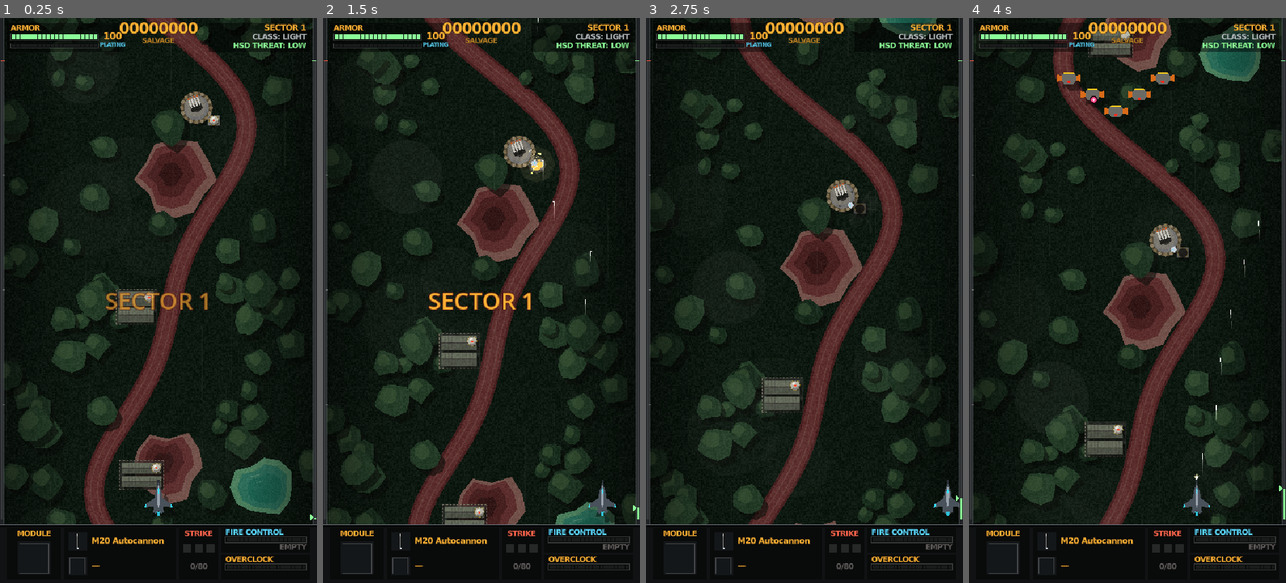
Above: before the commit, frames 1-4 (left to right).
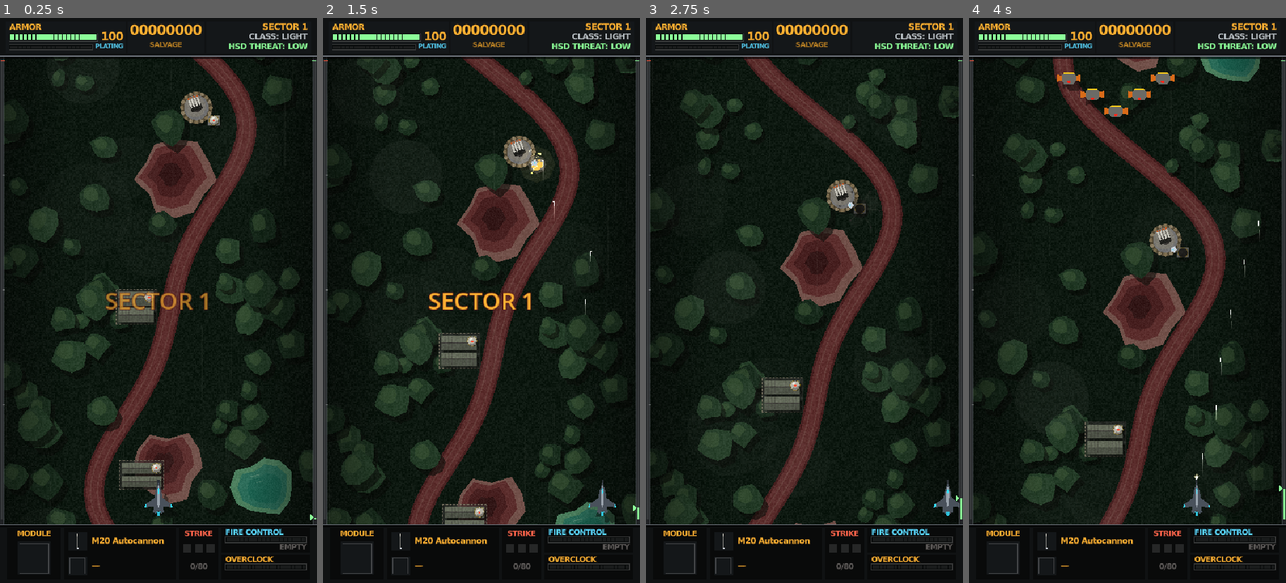
Above: after the commit, the same moments.

Repository: scenebiscuit-cell/asset-zero
Game: Godot game, scene res://scenes/main/main.tscn
Same seed, same stepped clock (60 frames per second), same inputs: the game is played once before the commit and once after it.
Inputs (mouse positions are in pixels of both pictures, inside the frame that each line leads up to):
- Up to frame 1 (0.25 s): no input
- Up to frame 2 (1.5 s): tap Enter at 0.5 s; move the mouse to (551, 272) at 0.52 s; hold D (move_right) 0.53-1.25 s; hold Space (fire) 0.53-1.25 s; click (551, 272) at 0.67 s; tap Shift (morph) at 0.8 s; drag from (418, 328) to (535, 153) at 1.27 s
- Up to frame 3 (2.75 s): move the mouse to (836, 176) at 2.02 s; hold D (move_right) from 2.03 s (still down); tap E (overclock) at 2.1 s; click (836, 176) at 2.17 s; tap R (strike) at 2.3 s
- Up to frame 4 (4 s): release D (move_right) at 2.75 s; drag from (1111, 413) to (1175, 204) at 2.77 s; move the mouse to (1222, 385) at 3.52 s; hold A (move_left) from 3.53 s (still down); hold Space (fire) from 3.53 s (still down); click (1222, 385) at 3.67 s; tap Shift (morph) at 3.8 s

The runs differ from the first frame. In frame 1, 2.7% of the frame differs, in the area x 0-100%, y 0-8%; in frame 2, 2.6%; in frame 3, 2.8%; in frame 4, 3.7%, in the area x 0-100%, y 0-16%.

Commit message:
Step 14 part 4a: weight classes (Armor bonus, speed penalty, CLASS UPGRADE banner, debug key 6); top HUD console strip; fix Retention Matrix losing the module, gamepad stick skipping menu cards, stick double-tap dashes, Overclock bar overflow
Co-Authored-By: Claude Opus 5.5 <noreply@anthropic.com>

Diff:
--- a/autoload/events.gd
+++ b/autoload/events.gd
@@ -6,6 +6,8 @@
 signal salvage_collected
 ## An enemy round passed through XF-0's graze radius without hitting.
 signal grazed(at: Vector2)
+## XF-0 moved up a weight class (GameState.WeightClass).
+signal weight_class_changed(weight_class: int)
 ## Overclock started / ended.
 signal overclock_started
 signal overclock_ended
--- a/autoload/game_state.gd
+++ b/autoload/game_state.gd
@@ -9,6 +9,10 @@
 const OVERCLOCK_PER_ELITE: float = 10.0
 
 enum WeightClass { LIGHT, MEDIUM, HEAVY, ASSAULT }
+## Weight class (DESIGN.md §5.2), by WeightClass: refits needed, max Armor bonus, speed.
+const CLASS_MIN_REFITS: Array[int] = [0, 3, 6, 9]
+const CLASS_ARMOR_BONUS: Array[int] = [0, 15, 30, 50]
+const CLASS_SPEED: Array[float] = [1.0, 0.95, 0.9, 0.85]
 
 var salvage: int = 0
 var max_armor: int = START_MAX_ARMOR
@@ -103,7 +107,29 @@
 func install_refit(refit: RefitData) -> void:
 	refit.apply()
 	if refit.counts_toward_weight():
-		refit_count += 1
+		set_refit_count(refit_count + 1)
+
+
+## Also used by the debug keys. Moving up a class raises max Armor (and Armor) by the difference.
+func set_refit_count(count: int) -> void:
+	refit_count = count
+	var new_class: int = WeightClass.LIGHT
+	for i: int in CLASS_MIN_REFITS.size():
+		if count >= CLASS_MIN_REFITS[i]:
+			new_class = i
+	if new_class == weight_class:
+		return
+	var gain: int = CLASS_ARMOR_BONUS[new_class] - CLASS_ARMOR_BONUS[weight_class]
+	var upgraded: bool = new_class > weight_class
+	weight_class = new_class as WeightClass
+	max_armor += gain
+	armor = clampi(armor + gain, 1, max_armor)
+	if upgraded:
+		Events.weight_class_changed.emit(weight_class)
+
+
+func class_speed_multiplier() -> float:
+	return CLASS_SPEED[weight_class]
 
 
 ## Called on death: the next level load starts a fresh run.
@@ -114,8 +140,7 @@
 ## Called on SECTOR CLEAR: Armor, salvage and Overclock carry over.
 func advance_sector() -> void:
 	sector_index += 1
-	# The assimilated module dissolves at the end of the sector (§5.8).
-	weapons.erase(WeaponData.Hardpoint.SALVAGE_MOUNT)
+	# The module is dissolved by the Player at SECTOR CLEAR (or kept by a Retention Matrix), not here.
 
 
 ## The weapon module on the Salvage Mount (§5.8), or null.
--- a/data/translations/strings.csv
+++ b/data/translations/strings.csv
@@ -127,3 +127,9 @@
 REFIT_DESC_SALVAGE_MAGNET,+15% pickup range.
 REFIT_DESC_HEAT_CAPACITOR,Overclock lasts 1.5 s longer.
 REFIT_DESC_RETENTION_MATRIX,Keep your assimilated weapon module through one extra sector.
+CLASS_UPGRADE,CLASS UPGRADE
+CLASS_NAME_LIGHT,LIGHT
+CLASS_NAME_MEDIUM,MEDIUM
+CLASS_NAME_HEAVY,HEAVY
+CLASS_NAME_ASSAULT,ASSAULT
+CLASS_BONUS,+%d max Armor  ·  -%d%% speed
--- a/scenes/enemies/enemy.gd
+++ b/scenes/enemies/enemy.gd
@@ -25,6 +25,8 @@
 
 ## Bottom of the play area (top of the HUD console), set by the Level. 0 = the screen bottom.
 static var play_area_bottom: float = 0.0
+## Top of the play area (under the top HUD console). Enemies above it are hidden and hold fire.
+static var play_area_top: float = 0.0
 
 @export var data: EnemyData
 
@@ -140,6 +142,8 @@
 	var area: Rect2 = get_viewport_rect()
 	if play_area_bottom > 0.0:
 		area.end.y = minf(area.end.y, play_area_bottom)
+	if play_area_top > 0.0:
+		area = Rect2(area.position.x, play_area_top, area.size.x, area.end.y - play_area_top)
 	return area.has_point(global_position)
 
 
--- a/scenes/levels/level.gd
+++ b/scenes/levels/level.gd
@@ -83,6 +83,8 @@
 	_hud.player = _player
 	_player.play_area_bottom = _hud.console_top()
 	Enemy.play_area_bottom = _hud.console_top()
+	_player.play_area_top = _hud.top_console_bottom()
+	Enemy.play_area_top = _hud.top_console_bottom()
 	_ground_layer.dome_entering.connect(_on_dome_entering)
 	if not run_waves or sectors.is_empty():
 		return
@@ -227,7 +229,7 @@
 	var area: Vector2 = Vector2(get_viewport_rect().size.x, _hud.console_top())
 	for i: int in strike_blasts:
 		var row: float = 1.0 - (float(i) + randf()) / strike_blasts
-		_explosion_pool.spawn(Vector2(randf_range(40.0, area.x - 40.0), lerpf(60.0, area.y - 30.0, row)))
+		_explosion_pool.spawn(Vector2(randf_range(40.0, area.x - 40.0), lerpf(_hud.top_console_bottom() + 30.0, area.y - 30.0, row)))
 		await get_tree().create_timer(strike_blast_gap).timeout
 
 
--- a/scenes/levels/level.tscn
+++ b/scenes/levels/level.tscn
@@ -31,6 +31,7 @@
 [ext_resource type="PackedScene" path="res://scenes/ui/field_refit/field_refit.tscn" id="29_field_refit"]
 [ext_resource type="PackedScene" path="res://scenes/ui/armory/armory.tscn" id="30_armory"]
 [ext_resource type="PackedScene" path="res://scenes/fx/strike_flash/strike_flash.tscn" id="31_strike_flash"]
+[ext_resource type="PackedScene" path="res://scenes/ui/class_callout.tscn" id="32_class_callout"]
 
 [sub_resource type="ShaderMaterial" id="ShaderMaterial_grain"]
 shader = ExtResource("10_grain")
@@ -120,6 +121,8 @@
 
 [node name="Armory" parent="." instance=ExtResource("30_armory")]
 
+[node name="ClassCallout" parent="." instance=ExtResource("32_class_callout")]
+
 [node name="MissionFailed" parent="." instance=ExtResource("13_mission_failed")]
 
 [node name="PauseMenu" parent="." instance=ExtResource("24_pause")]
--- a/scenes/player/debug_loadout.gd
+++ b/scenes/player/debug_loadout.gd
@@ -4,6 +4,7 @@
 ## 1: next nose weapon in nose_options. 2: cycles the pylons: empty, then each of pylon_options in
 ## order, then empty again. 3: the same for the Salvage Mount with module_options (skipping the
 ## absorb animation). 4 and 5: cycle the Propulsion and Armor lines (stock, then each level).
+## 6: next weight class (sets the refit count to the next class's minimum, back to Light after Assault).
 ## Removes itself in release exports, so players never get these keys.
 
 @export var hardpoints: Hardpoints
@@ -36,6 +37,10 @@
 		_cycle_system(RefitData.Line.PROPULSION, propulsion_options)
 	elif index == 4:
 		_cycle_system(RefitData.Line.ARMOR, armor_options)
+	elif index == 5:
+		var next: int = (GameState.weight_class + 1) % GameState.CLASS_MIN_REFITS.size()
+		GameState.set_refit_count(GameState.CLASS_MIN_REFITS[next])
+		print("Debug loadout: ", GameState.WeightClass.keys()[next], " (", GameState.refit_count, " refits)")
 	else:
 		return
 	get_viewport().set_input_as_handled()
--- a/scenes/player/player.gd
+++ b/scenes/player/player.gd
@@ -13,6 +13,8 @@
 @export var screen_margin: Vector2 = Vector2(26.0, 36.0)
 ## Lowest y the play area reaches (the top of the HUD console). 0 = the bottom of the screen.
 var play_area_bottom: float = 0.0
+## Highest y the play area reaches (the bottom of the top HUD console). 0 = the top of the screen.
+var play_area_top: float = 0.0
 ## Set by whatever scene the player is placed in; rounds live there, not on the ship.
 @export var round_pool: RoundPool
 @export var missile_pool: MissilePool
@@ -89,7 +91,8 @@
 func _physics_process(delta: float) -> void:
 	# Analog on a gamepad stick: a half push flies at half speed.
 	var direction: Vector2 = Input.get_vector("move_left", "move_right", "move_up", "move_down")
-	var speed: float = move_speed * _systems.speed_multiplier() * _combat_morph.speed_multiplier()
+	var speed: float = move_speed * _systems.speed_multiplier() * _combat_morph.speed_multiplier() \
+			* GameState.class_speed_multiplier()
 	position += direction * speed * delta
 	position += _systems.dash_offset(delta)
 
@@ -167,8 +170,9 @@
 	return _overclock.time_left()
 
 
+## The cap one activation can reach; Heat Capacitors raise it, so the HUD bar never overflows.
 func overclock_max_time() -> float:
-	return _overclock.max_duration
+	return _overclock.max_duration + GameState.overclock_bonus_time
 
 
 ## Absorbs an enemy weapon module onto the Salvage Mount (DESIGN.md §5.8). Only one at a time:
@@ -347,4 +351,4 @@
 	var screen: Vector2 = get_viewport_rect().size
 	if play_area_bottom > 0.0:
 		screen.y = minf(screen.y, play_area_bottom)
-	position = position.clamp(screen_margin, screen - screen_margin)
+	position = position.clamp(screen_margin + Vector2(0.0, play_area_top), screen - screen_margin)
--- a/scenes/player/ship_systems.gd
+++ b/scenes/player/ship_systems.gd
@@ -161,14 +161,21 @@
 	if Input.is_action_just_pressed("dash") and _dash_cooldown_left <= 0.0:
 		var moving: Vector2 = Input.get_vector("move_left", "move_right", "move_up", "move_down")
 		_start_dash(moving.normalized() if moving.length() > 0.3 else Vector2.UP)
+
+
+## Keyboard double-tap. Only real key presses count: a gamepad stick crosses its deadzone over and
+## over while steering, and would dash by accident (gamepad players have the dash button).
+func _input(event: InputEvent) -> void:
+	var key: InputEventKey = event as InputEventKey
+	if key == null or not key.pressed or key.echo or not GameState.has_perk(SystemRefitData.Perk.VECTOR_DASH):
 		return
 	for action: String in DIRECTIONS:
-		if not Input.is_action_just_pressed(action):
+		if not key.is_action_pressed(action):
 			continue
 		var now: int = Time.get_ticks_msec()
 		var last: int = _last_tap.get(action, -100000)
 		_last_tap[action] = now
-		if now - last <= dash_window * 1000.0 and _dash_cooldown_left <= 0.0:
+		if now - last <= dash_window * 1000.0 and _dash_cooldown_left <= 0.0 and not get_tree().paused:
 			_start_dash(DIRECTIONS[action])
 			_last_tap[action] = -100000
 
--- /dev/null
+++ b/scenes/ui/class_callout.gd
@@ -0,0 +1,37 @@
+class_name ClassCallout
+extends CanvasLayer
+## "CLASS UPGRADE: MEDIUM" (DESIGN.md §5.2) when XF-0 moves up a weight class: a banner slides down
+## over the top of the screen, holds, and slides back up. Runs while paused, because upgrades
+## happen on the Field Refit and Armory screens. Doesn't block input.
+
+const NAME_KEYS: Array[String] = ["CLASS_NAME_LIGHT", "CLASS_NAME_MEDIUM", "CLASS_NAME_HEAVY", "CLASS_NAME_ASSAULT"]
+
+@export var slide_time: float = 0.3
+@export var hold_time: float = 2.2
+
+var _tween: Tween
+
+@onready var _root: Control = $Root
+@onready var _title: Label = $Root/Lines/Title
+@onready var _bonus: Label = $Root/Lines/Bonus
+
+
+func _ready() -> void:
+	_root.position.y = -_root.size.y
+	_root.visible = false
+	Events.weight_class_changed.connect(show_callout)
+
+
+func show_callout(weight_class: int) -> void:
+	_title.text = tr(NAME_KEYS[weight_class])
+	var speed_loss: int = roundi((1.0 - GameState.CLASS_SPEED[weight_class]) * 100.0)
+	_bonus.text = tr("CLASS_BONUS") % [GameState.CLASS_ARMOR_BONUS[weight_class], speed_loss]
+	AudioManager.play("overclock_on", -4.0)
+	if _tween:
+		_tween.kill()
+	_root.visible = true
+	_tween = create_tween()
+	_tween.tween_property(_root, "position:y", 0.0, slide_time).set_trans(Tween.TRANS_BACK).set_ease(Tween.EASE_OUT)
+	_tween.tween_interval(hold_time)
+	_tween.tween_property(_root, "position:y", -_root.size.y, slide_time).set_trans(Tween.TRANS_SINE).set_ease(Tween.EASE_IN)
+	_tween.tween_callback(_root.hide)
--- /dev/null
+++ b/scenes/ui/class_callout.tscn
@@ -0,0 +1,73 @@
+[gd_scene load_steps=2 format=3]
+
+[ext_resource type="Script" path="res://scenes/ui/class_callout.gd" id="1_callout"]
+
+[node name="ClassCallout" type="CanvasLayer"]
+process_mode = 3
+layer = 16
+script = ExtResource("1_callout")
+
+[node name="Root" type="Control" parent="."]
+layout_mode = 3
+anchors_preset = 10
+anchor_right = 1.0
+offset_bottom = 80.0
+grow_horizontal = 2
+mouse_filter = 2
+
+[node name="Band" type="ColorRect" parent="Root"]
+layout_mode = 1
+anchors_preset = 15
+anchor_right = 1.0
+anchor_bottom = 1.0
+grow_horizontal = 2
+grow_vertical = 2
+mouse_filter = 2
+color = Color(0.04, 0.05, 0.06, 0.96)
+
+[node name="Edge" type="ColorRect" parent="Root"]
+layout_mode = 1
+anchors_preset = 12
+anchor_top = 1.0
+anchor_right = 1.0
+anchor_bottom = 1.0
+offset_top = -3.0
+grow_horizontal = 2
+grow_vertical = 0
+mouse_filter = 2
+color = Color(1, 0.7, 0.2, 1)
+
+[node name="Lines" type="VBoxContainer" parent="Root"]
+layout_mode = 1
+anchors_preset = 15
+anchor_right = 1.0
+anchor_bottom = 1.0
+offset_bottom = -3.0
+grow_horizontal = 2
+grow_vertical = 2
+mouse_filter = 2
+theme_override_constants/separation = 0
+alignment = 1
+
+[node name="Header" type="Label" parent="Root/Lines"]
+layout_mode = 2
+theme_override_colors/font_color = Color(0.35, 0.85, 1, 1)
+theme_override_font_sizes/font_size = 14
+text = "CLASS_UPGRADE"
+horizontal_alignment = 1
+
+[node name="Title" type="Label" parent="Root/Lines"]
+layout_mode = 2
+theme_override_colors/font_color = Color(1, 0.7, 0.2, 1)
+theme_override_colors/font_outline_color = Color(0.29, 0.07, 0.07, 1)
+theme_override_constants/outline_size = 6
+theme_override_font_sizes/font_size = 30
+text = "CLASS_NAME_MEDIUM"
+horizontal_alignment = 1
+
+[node name="Bonus" type="Label" parent="Root/Lines"]
+layout_mode = 2
+theme_override_colors/font_color = Color(0.85, 0.85, 0.8, 1)
+theme_override_font_sizes/font_size = 12
+text = "CLASS_BONUS"
+horizontal_alignment = 1
--- a/scenes/ui/hud.gd
+++ b/scenes/ui/hud.gd
@@ -37,6 +37,7 @@
 var _shown_strike: Vector2i = Vector2i(-1, -1)
 
 @onready var _console: Control = $Root/Console
+@onready var _top_console: Control = $Root/TopConsole
 @onready var _armor_bar: HudBar = $Root/TopLeft/ArmorBar
 @onready var _armor_value: Label = $Root/TopLeft/ArmorValue
 @onready var _plating_bar: HudBar = $Root/TopLeft/PlatingBar
@@ -213,3 +214,8 @@
 ## Top edge of the bottom console: the play area ends here, so the HUD never covers the ship.
 func console_top() -> float:
 	return _console.position.y
+
+
+## Bottom edge of the top console: the play area starts here.
+func top_console_bottom() -> float:
+	return _top_console.position.y + _top_console.size.y
--- a/scenes/ui/hud.tscn
+++ b/scenes/ui/hud.tscn
@@ -106,128 +106,160 @@
 mouse_filter = 2
 script = ExtResource("5_strike_meter")
 
+[node name="TopConsole" type="Control" parent="Root"]
+offset_right = 540.0
+offset_bottom = 66.0
+mouse_filter = 2
+
+[node name="Back" type="ColorRect" parent="Root/TopConsole"]
+offset_right = 540.0
+offset_bottom = 66.0
+mouse_filter = 2
+color = Color(0.065, 0.07, 0.075, 1)
+
+[node name="BottomEdge" type="ColorRect" parent="Root/TopConsole"]
+offset_top = 64.0
+offset_right = 540.0
+offset_bottom = 66.0
+mouse_filter = 2
+color = Color(0.42, 0.44, 0.47, 1)
+
+[node name="Shadow" type="ColorRect" parent="Root/TopConsole"]
+offset_top = 66.0
+offset_right = 540.0
+offset_bottom = 69.0
+mouse_filter = 2
+color = Color(0, 0, 0, 0.6)
+
 [node name="TopLeft" type="Control" parent="Root"]
-offset_left = 12.0
-offset_top = 8.0
-offset_right = 212.0
-offset_bottom = 58.0
+offset_left = 10.0
+offset_top = 6.0
+offset_right = 214.0
+offset_bottom = 60.0
 mouse_filter = 2
 
 [node name="Back" type="ColorRect" parent="Root/TopLeft"]
-offset_right = 200.0
-offset_bottom = 50.0
-mouse_filter = 2
-color = Color(0, 0, 0, 0.45)
+offset_right = 204.0
+offset_bottom = 54.0
+mouse_filter = 2
+color = Color(0.08, 0.09, 0.1, 1)
 
 [node name="ArmorLabel" type="Label" parent="Root/TopLeft"]
 offset_left = 6.0
 offset_top = 2.0
 offset_right = 150.0
-offset_bottom = 18.0
-theme_override_font_sizes/font_size = 12
+offset_bottom = 19.0
+theme_override_font_sizes/font_size = 13
 text = "HUD_ARMOR"
 
 [node name="ArmorBar" type="Control" parent="Root/TopLeft"]
 anchors_preset = 0
 offset_left = 6.0
-offset_top = 18.0
+offset_top = 20.0
 offset_right = 156.0
-offset_bottom = 30.0
+offset_bottom = 34.0
 mouse_filter = 2
 script = ExtResource("2_bar")
 fill_color = Color(0.55, 1, 0.6, 1)
 
 [node name="ArmorValue" type="Label" parent="Root/TopLeft"]
-offset_left = 158.0
-offset_top = 14.0
-offset_right = 196.0
-offset_bottom = 32.0
-theme_override_font_sizes/font_size = 15
+offset_left = 156.0
+offset_top = 15.0
+offset_right = 200.0
+offset_bottom = 37.0
+theme_override_font_sizes/font_size = 18
 text = "100"
 horizontal_alignment = 2
 
 [node name="PlatingLabel" type="Label" parent="Root/TopLeft"]
-offset_left = 158.0
-offset_top = 32.0
-offset_right = 196.0
+offset_left = 150.0
+offset_top = 36.0
+offset_right = 200.0
+offset_bottom = 52.0
+theme_override_colors/font_color = Color(0.35, 0.85, 1, 1)
+theme_override_font_sizes/font_size = 10
+text = "HUD_PLATING"
+horizontal_alignment = 2
+
+[node name="PlatingBar" type="Control" parent="Root/TopLeft"]
+anchors_preset = 0
+offset_left = 6.0
+offset_top = 39.0
+offset_right = 148.0
 offset_bottom = 48.0
-theme_override_colors/font_color = Color(0.35, 0.85, 1, 1)
-theme_override_font_sizes/font_size = 9
-text = "HUD_PLATING"
-horizontal_alignment = 2
-
-[node name="PlatingBar" type="Control" parent="Root/TopLeft"]
-anchors_preset = 0
-offset_left = 6.0
-offset_top = 35.0
-offset_right = 156.0
-offset_bottom = 43.0
 mouse_filter = 2
 script = ExtResource("2_bar")
 fill_color = Color(0.35, 0.85, 1, 1)
 
 [node name="TopCenter" type="Control" parent="Root"]
-offset_left = 190.0
-offset_top = 4.0
-offset_right = 350.0
+offset_left = 218.0
+offset_top = 6.0
+offset_right = 348.0
+offset_bottom = 60.0
+mouse_filter = 2
+
+[node name="Back" type="ColorRect" parent="Root/TopCenter"]
+offset_right = 130.0
 offset_bottom = 54.0
 mouse_filter = 2
+color = Color(0.08, 0.09, 0.1, 1)
 
 [node name="SalvageValue" type="Label" parent="Root/TopCenter"]
-offset_right = 160.0
-offset_bottom = 32.0
-theme_override_font_sizes/font_size = 24
+offset_top = 2.0
+offset_right = 130.0
+offset_bottom = 34.0
+theme_override_font_sizes/font_size = 22
 theme_override_constants/outline_size = 5
 text = "00000000"
 horizontal_alignment = 1
 
 [node name="SalvageLabel" type="Label" parent="Root/TopCenter"]
-offset_top = 28.0
-offset_right = 160.0
-offset_bottom = 44.0
+offset_top = 33.0
+offset_right = 130.0
+offset_bottom = 50.0
 theme_override_colors/font_color = Color(1, 0.7, 0.2, 0.7)
 theme_override_font_sizes/font_size = 11
 text = "HUD_SALVAGE"
 horizontal_alignment = 1
 
 [node name="TopRight" type="Control" parent="Root"]
-offset_left = 356.0
-offset_top = 8.0
-offset_right = 528.0
-offset_bottom = 58.0
+offset_left = 352.0
+offset_top = 6.0
+offset_right = 530.0
+offset_bottom = 60.0
 mouse_filter = 2
 
 [node name="Back" type="ColorRect" parent="Root/TopRight"]
-offset_right = 172.0
-offset_bottom = 50.0
-mouse_filter = 2
-color = Color(0, 0, 0, 0.45)
+offset_right = 178.0
+offset_bottom = 54.0
+mouse_filter = 2
+color = Color(0.08, 0.09, 0.1, 1)
 
 [node name="Sector" type="Label" parent="Root/TopRight"]
 offset_left = 4.0
 offset_top = 1.0
-offset_right = 166.0
-offset_bottom = 17.0
-theme_override_font_sizes/font_size = 13
+offset_right = 172.0
+offset_bottom = 19.0
+theme_override_font_sizes/font_size = 14
 text = "SECTOR 1"
 horizontal_alignment = 2
 
 [node name="WeightClass" type="Label" parent="Root/TopRight"]
 offset_left = 4.0
-offset_top = 17.0
-offset_right = 166.0
-offset_bottom = 33.0
+offset_top = 18.0
+offset_right = 172.0
+offset_bottom = 35.0
 theme_override_colors/font_color = Color(0.75, 0.78, 0.8, 1)
-theme_override_font_sizes/font_size = 12
+theme_override_font_sizes/font_size = 13
 text = "CLASS_LIGHT"
 horizontal_alignment = 2
 
 [node name="Threat" type="Label" parent="Root/TopRight"]
 offset_left = 4.0
-offset_top = 32.0
-offset_right = 166.0
-offset_bottom = 48.0
-theme_override_font_sizes/font_size = 12
+offset_top = 35.0
+offset_right = 172.0
+offset_bottom = 52.0
+theme_override_font_sizes/font_size = 13
 text = "THREAT_LOW"
 horizontal_alignment = 2
 
--- a/scenes/ui/refit_card.gd
+++ b/scenes/ui/refit_card.gd
@@ -14,6 +14,13 @@
 const CYAN: Color = Color(0.35, 0.85, 1.0)
 const PALE: Color = Color(0.85, 0.85, 0.8)
 const SWAP_RED: Color = Color(1.0, 0.45, 0.35)
+## Menu navigation: which focus neighbour each move action goes to.
+const MENU_SIDES: Dictionary[String, int] = {
+	"move_up": SIDE_TOP, "move_down": SIDE_BOTTOM, "move_left": SIDE_LEFT, "move_right": SIDE_RIGHT,
+}
+
+## Gamepad stick / trigger directions currently past their deadzone (action -> held).
+static var _stick_held: Dictionary[String, bool] = {}
 
 var refit: RefitData
 
@@ -95,22 +102,32 @@
 	if focused == null:
 		return false
 	var side: int = -1
-	if event.is_action_pressed("move_up"):
-		side = SIDE_TOP
-	elif event.is_action_pressed("move_down"):
-		side = SIDE_BOTTOM
-	elif event.is_action_pressed("move_left"):
-		side = SIDE_LEFT
-	elif event.is_action_pressed("move_right"):
-		side = SIDE_RIGHT
+	for action: String in MENU_SIDES:
+		# Every action is checked (no early exit) so the stick's held state stays up to date.
+		if _menu_pressed(event, action) and side == -1:
+			side = MENU_SIDES[action]
 	if side != -1:
 		var next: Control = focused.find_valid_focus_neighbor(side)
 		if next != null:
 			next.grab_focus()
 		viewport.set_input_as_handled()
 		return true
-	if event.is_action_pressed("fire") and focused is Button:
+	if _menu_pressed(event, "fire") and focused is Button:
 		(focused as Button).pressed.emit()
 		viewport.set_input_as_handled()
 		return true
 	return false
+
+
+## A key or button press, or the moment a stick / trigger is pushed past its deadzone. A held stick
+## sends a stream of motion events, and each would otherwise count as a new press and skip cards.
+static func _menu_pressed(event: InputEvent, action: String) -> bool:
+	if not event is InputEventJoypadMotion:
+		return event.is_action_pressed(action)
+	if not event.is_action(action) and not _stick_held.has(action):
+		return false
+	var now: bool = Input.is_action_pressed(action)
+	# Unknown counts as held: a stick or trigger still held from the fight must be let go first.
+	var was: bool = _stick_held.get(action, true)
+	_stick_held[action] = now
+	return now and not was
Not shown: 1 places in scenes/levels/level.tscn that only renumber resources
Not shown, added: scenes/ui/class_callout.gd.uid
Not shown, changed: DESIGN.md
Not shown, changed: ROADMAP.md
